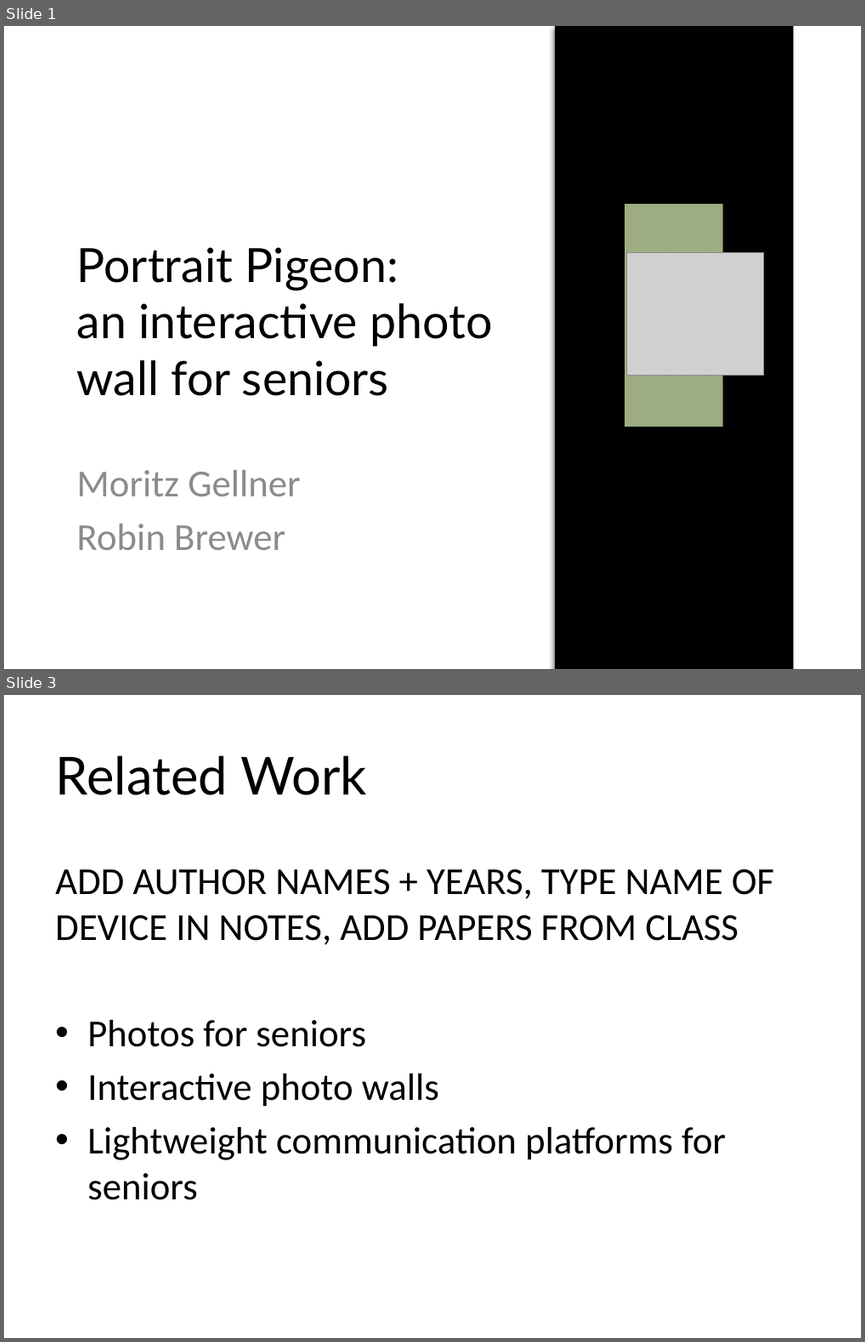
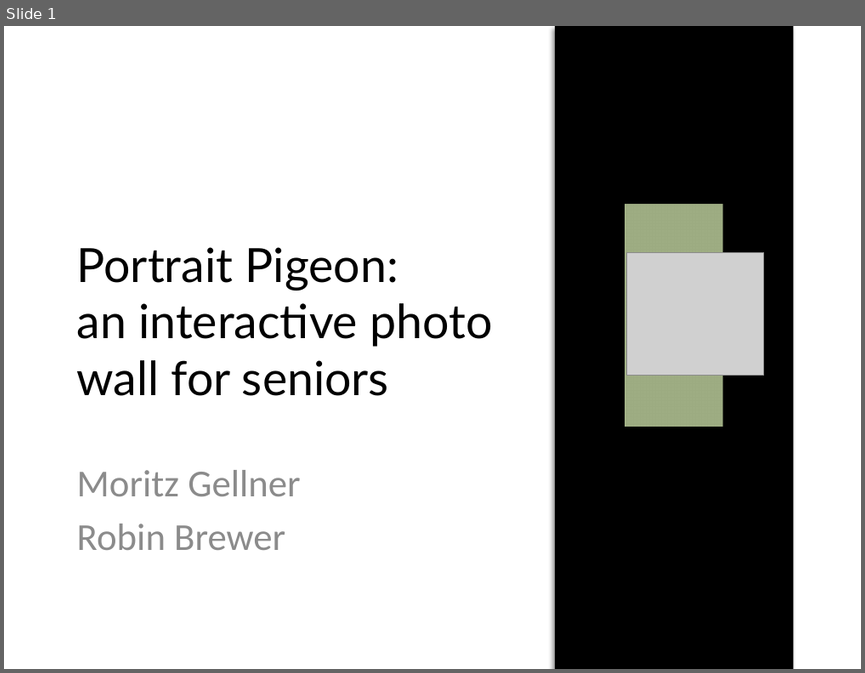
Before and after one commit to moritzg91/photo-wall, a slide deck: 525finalPres.pptx. Shown one above the other, each under a label of ours: slides 1 and 3 before the commit, slide 1 after it; the slides between them are not shown. The pictures are 865x1342 and 865x673 pixels, drawn with LibreOffice and Linux fonts; fonts in the diff are those of the drawing; grey boxes stand for pictures. Boxes give left, top, right and bottom in pixels: in the first picture for what was removed or moved away, otherwise in the second. Text is boxed around its words. In the diff, an @@ line names an element or a change of style, - is before the commit and + after.

```diff
--- a/525finalPres.pptx
+++ b/525finalPres.pptx
@@ slide 3 removed at bbox=[4, 695, 861, 1338], background #FFFFFF @@
@@ title removed at bbox=[55, 755, 367, 795] @@
-Related Work
@@ text removed at bbox=[55, 869, 774, 1200] @@
-ADD AUTHOR NAMES + YEARS, TYPE NAME OF DEVICE IN NOTES, ADD PAPERS FROM CLASS
-• Photos for seniors
-• Interactive photo walls
-• Lightweight communication platforms for seniors
```
Also in this commit, not shown: 1 slide changed, 9 slides added, 3 other slides removed.
